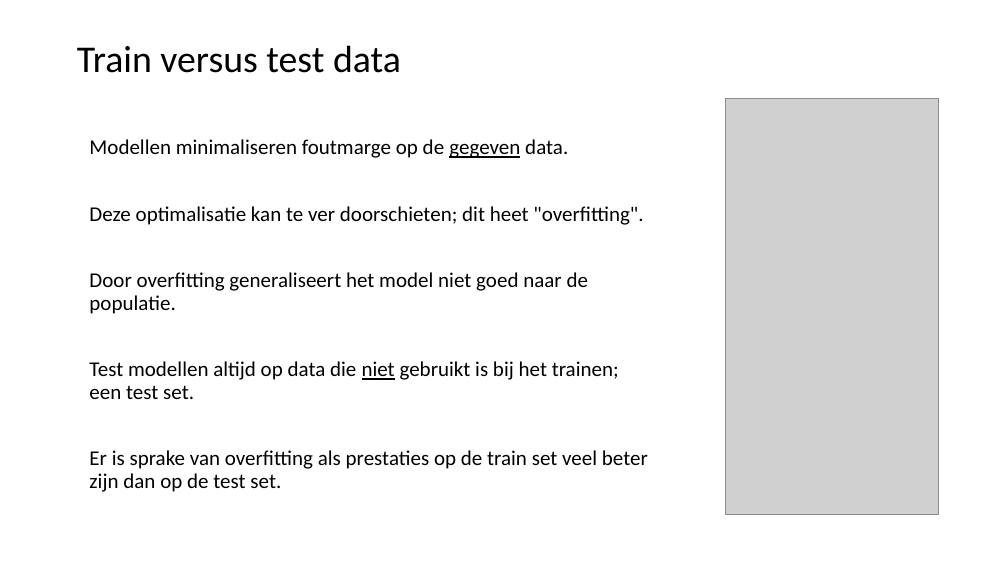
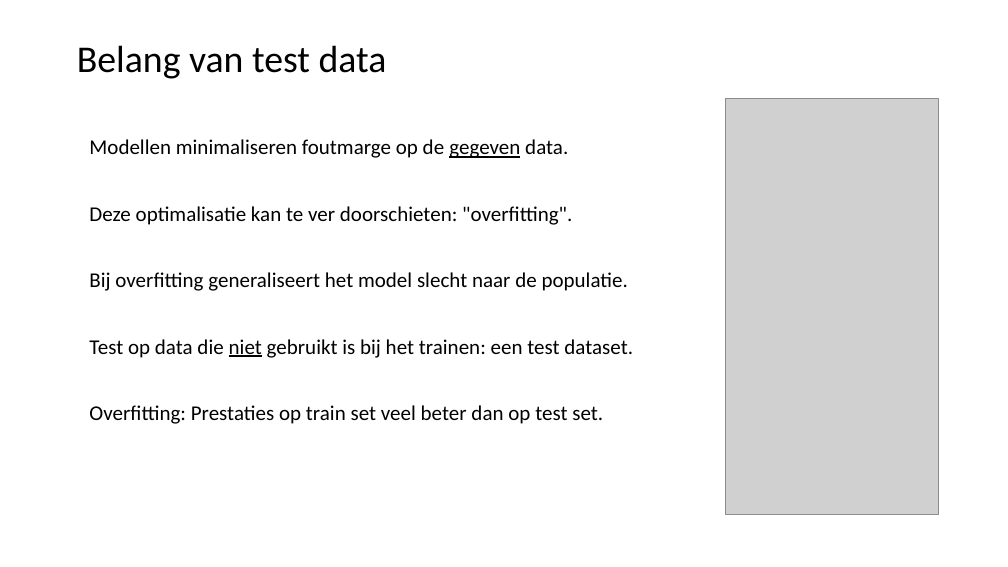
Before and after one commit to LFKoning/knowledge-sharing, a slide deck: slide 31 of python_trainees/4_scikit_learn/python_traineeship_4.pptx (slide 30 before the commit). Drawn at 1008x567 pixels with LibreOffice and Linux fonts; fonts in the diff are those of the drawing; grey boxes stand for pictures. Boxes give left, top, right and bottom in pixels: in the first picture for what was removed or moved away, otherwise in the second. Text is boxed around its words. In the diff, an @@ line names an element or a change of style, - is before the commit and + after.

Commit message:
Complete Python trainees part 4 materials

```diff
--- a/python_trainees/4_scikit_learn/python_traineeship_4.pptx
+++ b/python_trainees/4_scikit_learn/python_traineeship_4.pptx
@@ title at (x1=77, y1=45, x2=387, y2=79): text changed @@
-Train versus test data
+Belang van test data
@@ text at (x1=89, y1=206, x2=633, y2=424): text changed @@
-Deze optimalisatie kan te ver doorschieten; dit heet "overfitting".
-Door overfitting generaliseert het model niet goed naar de populatie.
-Test modellen altijd op data die niet gebruikt is bij het trainen; een test set.
-Er is sprake van overfitting als prestaties op de train set veel beter zijn dan op de test set.
+Deze optimalisatie kan te ver doorschieten: "overfitting".
+Bij overfitting generaliseert het model slecht naar de populatie.
+Test op data die niet gebruikt is bij het trainen: een test dataset.
+Overfitting: Prestaties op train set veel beter dan op test set.
```
Also in this commit, not shown: 13 other slides changed, 4 slides added, 1 slide removed, 8 other files.
